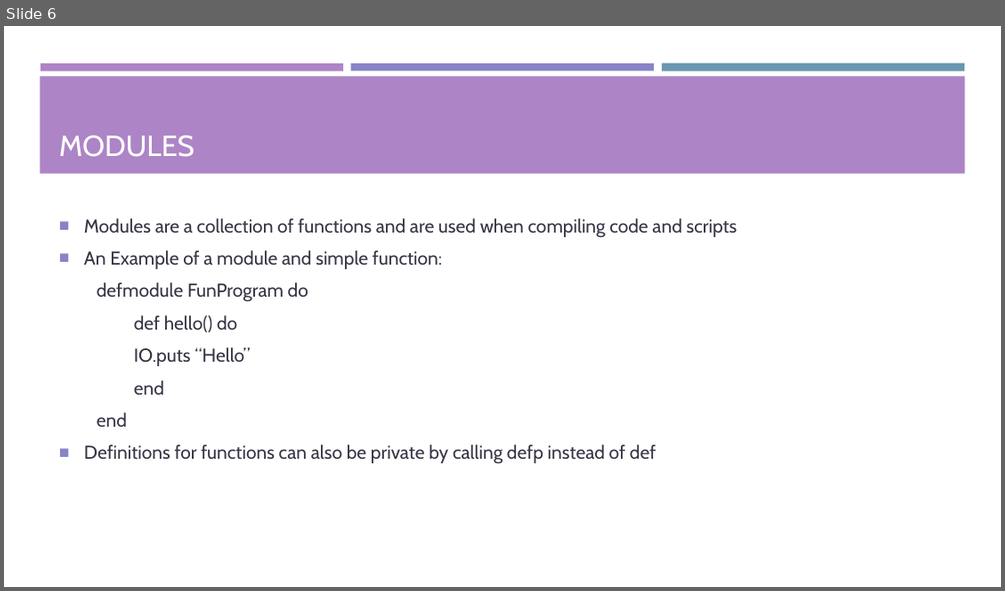
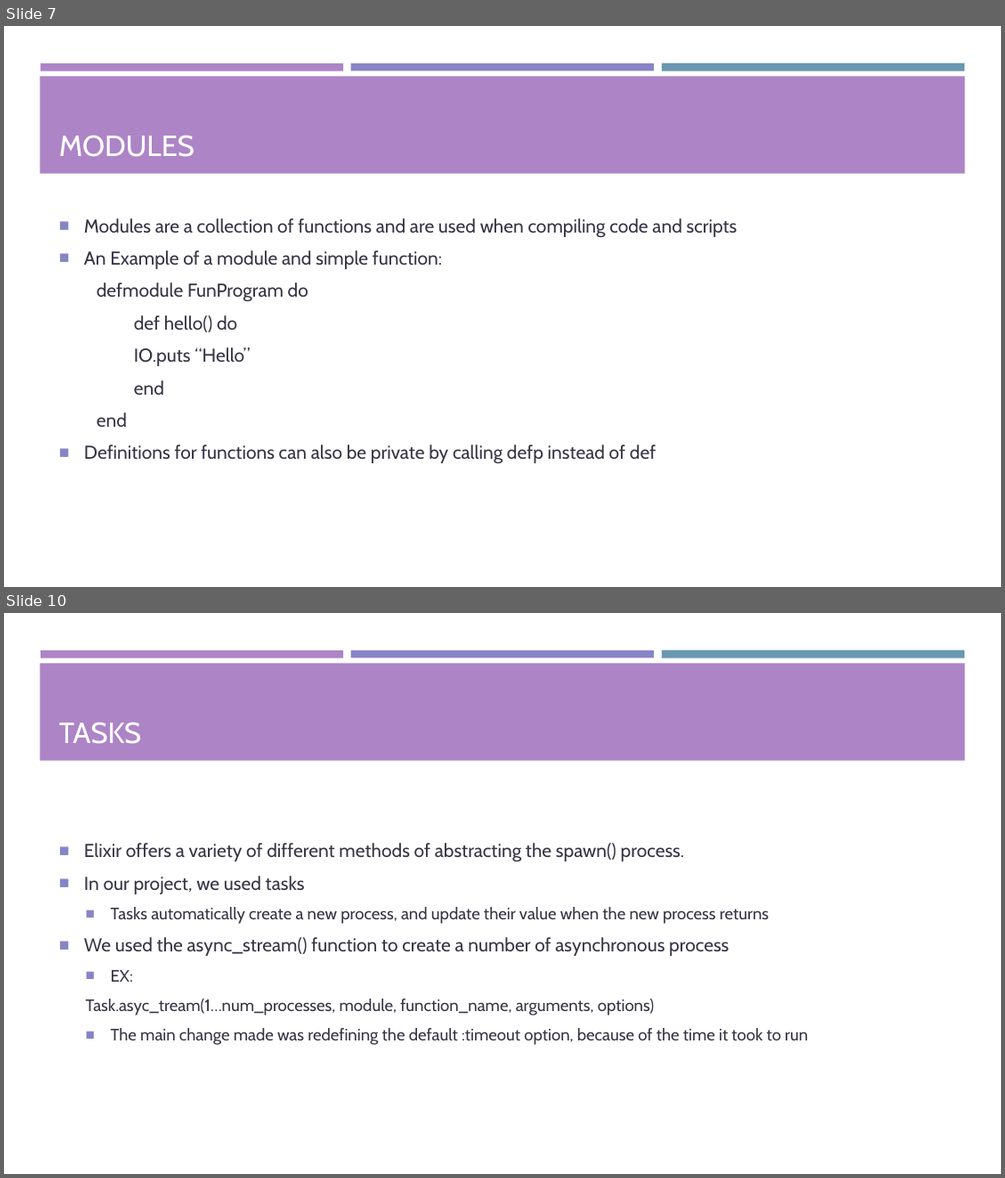
Before and after one commit to Tyl13/CS1645-Project, a slide deck: Presentation.pptx. Shown one above the other, each under a label of ours: slide 6 before the commit, slides 7 and 10 after it; the slides between them are not shown. The pictures are 1005x591 and 1005x1178 pixels, drawn with LibreOffice and Linux fonts; fonts in the diff are those of the drawing. Boxes give left, top, right and bottom in pixels: in the first picture for what was removed or moved away, otherwise in the second. Text is boxed around its words. In the diff, an @@ line names an element or a change of style, - is before the commit and + after.

```diff
--- a/Presentation.pptx
+++ b/Presentation.pptx
@@ slide 10 added at (x1=4, y1=613, x2=1001, y2=1174), background #FFFFFF; not listed: 4 template elements that a slide beside it also shows @@
@@ title added at (x1=59, y1=722, x2=141, y2=744), 28 pt, text #FFFFFF @@
+TASKS
@@ text added at (x1=84, y1=843, x2=808, y2=1045), 16 pt, text #373545 @@
+■ Elixir offers a variety of different methods of abstracting the spawn() process.
+■ In our project, we used tasks
+  ■ Tasks automatically create a new process, and update their value when the new process returns
+■ We used the async_stream() function to create a number of asynchronous process
+  ■ EX:
+  Task.asyc_tream(1…num_processes, module, function_name, arguments, options)
+  ■ The main change made was redefining the default :timeout option, because of the time it took to run
@@ what was slide 6 is now slide 7 @@
```
Also in this commit, not shown: 6 slides changed, 11 other slides added, 1 slide removed.
